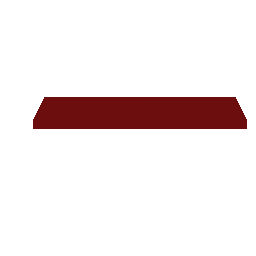
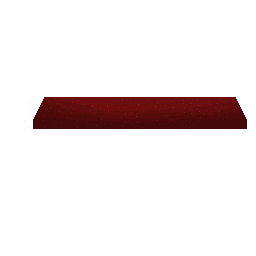
Layer changes from the first 256×256 image to the second:
removed group "Theater" (7 layers) over 33, 97, 247, 129
added layer "Layer 2" above "Layer 1" over 33, 97, 247, 129
added layer "Layer 1" above "Floor" over 24, 99, 234, 131
moved "Floor" out of group "Theater" over 33, 97, 247, 129
